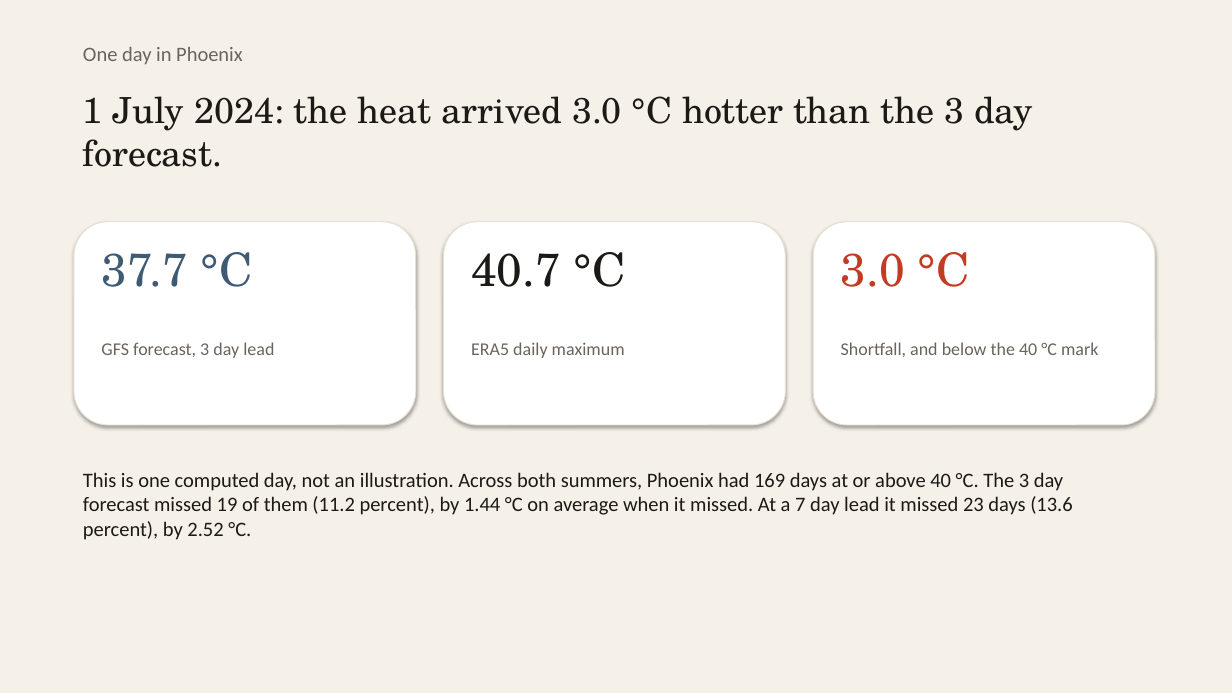
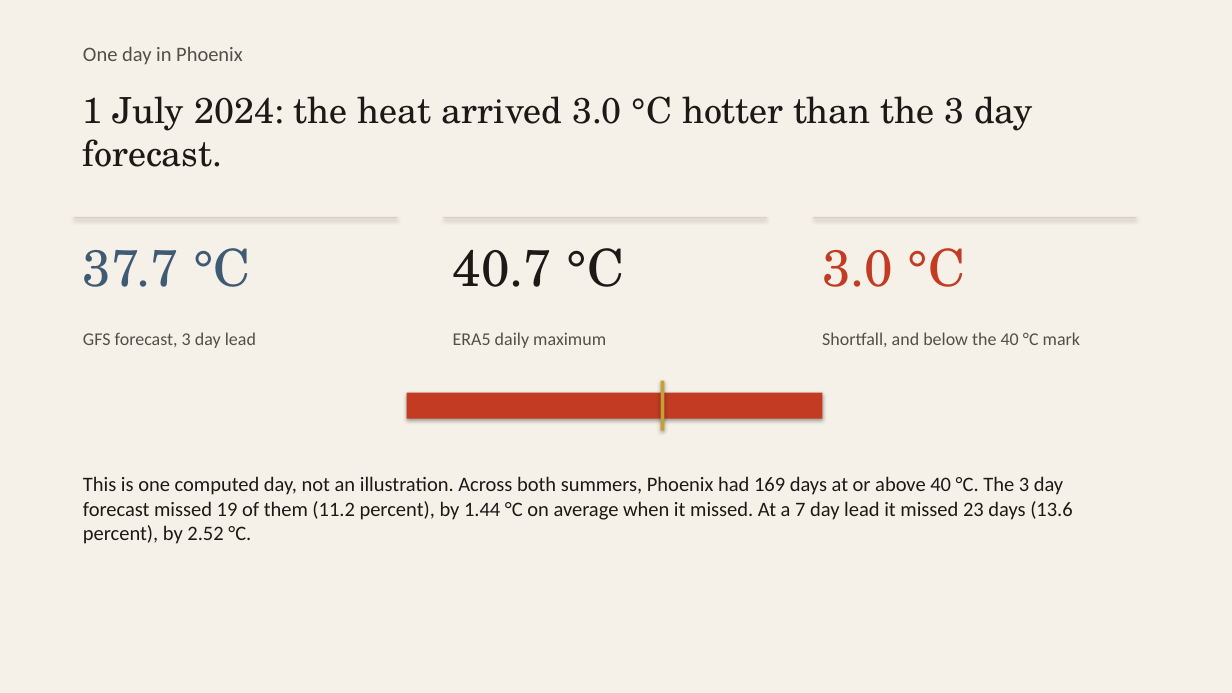
Before and after one commit to henrysammarfo/underwarned, a slide deck: slide 2 of docs/Underwarned-DATANOVA-deck.pptx. Drawn at 1232x693 pixels with LibreOffice and Linux fonts; fonts in the diff are those of the drawing. Boxes give left, top, right and bottom in pixels: in the first picture for what was removed or moved away, otherwise in the second. Text is boxed around its words. In the diff, an @@ line names an element or a change of style, - is before the commit and + after.

Commit message:
Rebuild the interface to the Underwarned design system.
The first viewport now states the Phoenix 40 °C finding, with a masthead, typographic miss ribbon, custom filters, and charts drawn from the frozen JSON. DESIGN.md is the brand source of truth. Deck visuals match the new paper and vermilion system.

```diff
--- a/docs/Underwarned-DATANOVA-deck.pptx
+++ b/docs/Underwarned-DATANOVA-deck.pptx
@@ text "37.7 °C": place and size @@
-text "37.7 °C" at (101,252,253,287)
+text "37.7 °C" at (83,248,251,287)
@@ rounded rectangle removed at (74,222,416,425) @@
@@ rectangle added at (74,217,397,218), fill #D9D0C4 @@
@@ text "40.7 °C": place and size @@
-text "40.7 °C" at (471,252,626,287)
+text "40.7 °C" at (453,248,625,287)
@@ rounded rectangle removed at (444,222,786,425) @@
@@ rectangle added at (444,217,767,218), fill #D9D0C4 @@
@@ size 36 to 40 pt in 3 elements at (83,248,251,287), (453,248,625,287), (822,248,966,287) @@
@@ text "3.0 °C": place and size @@
-text "3.0 °C" at (841,252,970,287)
+text "3.0 °C" at (822,248,966,287)
@@ rounded rectangle removed at (813,222,1155,425) @@
@@ rectangle added at (813,217,1137,218), fill #D9D0C4 @@
@@ text "GFS forecast, 3 day lead": place and size @@
-text "GFS forecast, 3 day lead" at (101,342,274,358)
+text "GFS forecast, 3 day lead" at (83,332,256,348)
@@ text "ERA5 daily maximum": place and size @@
-text "ERA5 daily maximum" at (471,342,625,358)
+text "ERA5 daily maximum" at (453,332,606,348)
@@ text colour #6B645C to #534E47 in 4 elements at (83,46,243,65), (83,332,256,348), (453,332,606,348), (822,332,1080,347) @@
@@ text "Shortfall, and below the 40 ...": place and size @@
-text "Shortfall, and below the 40 ..." at (841,342,1098,357)
+text "Shortfall, and below the 40 ..." at (822,332,1080,347)
@@ rectangle added at (661,381,665,431), fill #C4A035 @@
@@ rectangle added at (407,393,823,419), fill #C23B22 @@
@@ text "This is one computed day, ...": place and size @@
-text "This is one computed day, ..." at (83,472,1072,540)
+text "This is one computed day, ..." at (83,476,1072,544)
```
Also in this commit, not shown: 9 other slides changed, 22 other files.
